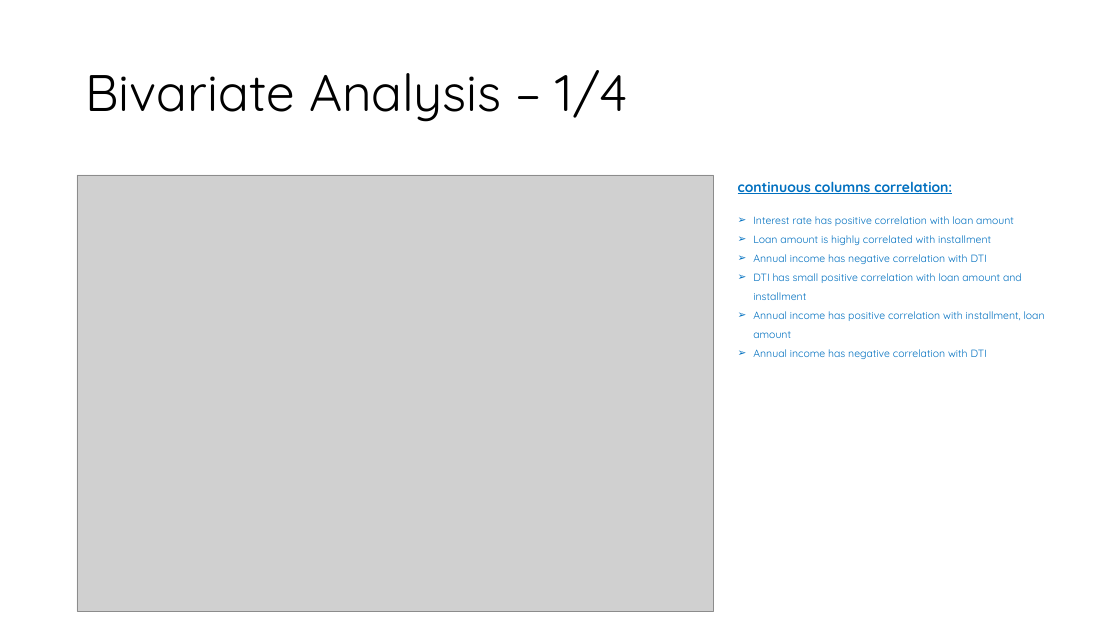
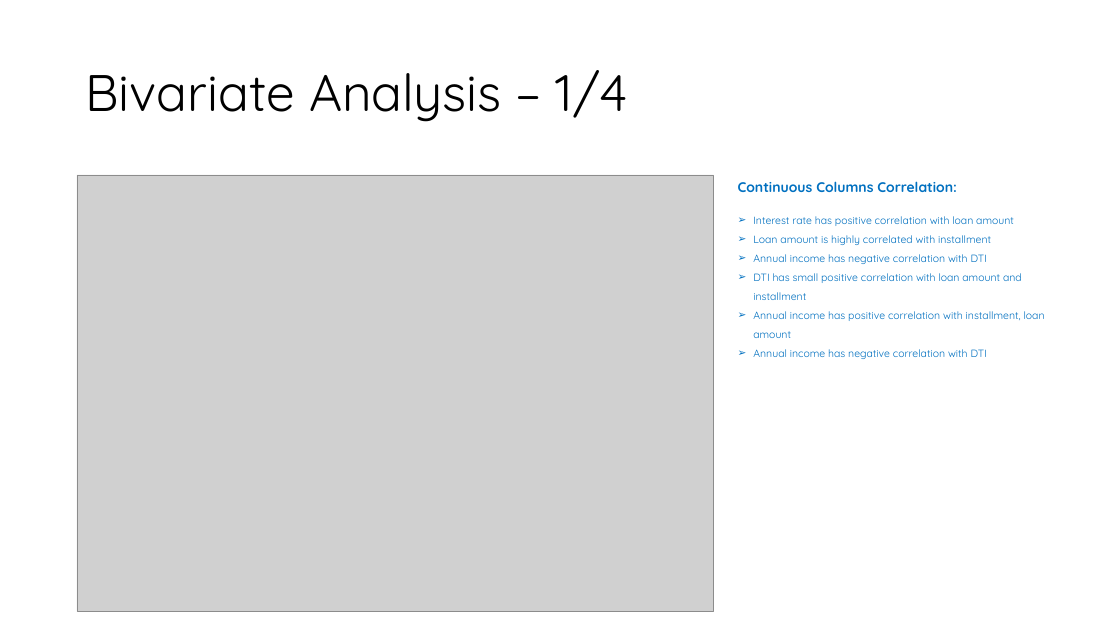
Before and after one commit to sarpsl/LendingClubCaseStudy, a slide deck: slide 11 of Syed_Abdul_Rahim.pptx. Drawn at 1120x630 pixels with LibreOffice and Linux fonts; fonts in the diff are those of the drawing; grey boxes stand for pictures. Boxes give left, top, right and bottom in pixels: in the first picture for what was removed or moved away, otherwise in the second. Text is boxed around its words. In the diff, an @@ line names an element or a change of style, - is before the commit and + after.

```diff
--- a/Syed_Abdul_Rahim.pptx
+++ b/Syed_Abdul_Rahim.pptx
@@ text at bbox=[738, 181, 957, 192]: text changed @@
-continuous columns correlation:
+Continuous Columns Correlation:
```
Also in this commit, not shown: 12 other slides changed, 3 slides added, 5 slides removed, 3 other files.
